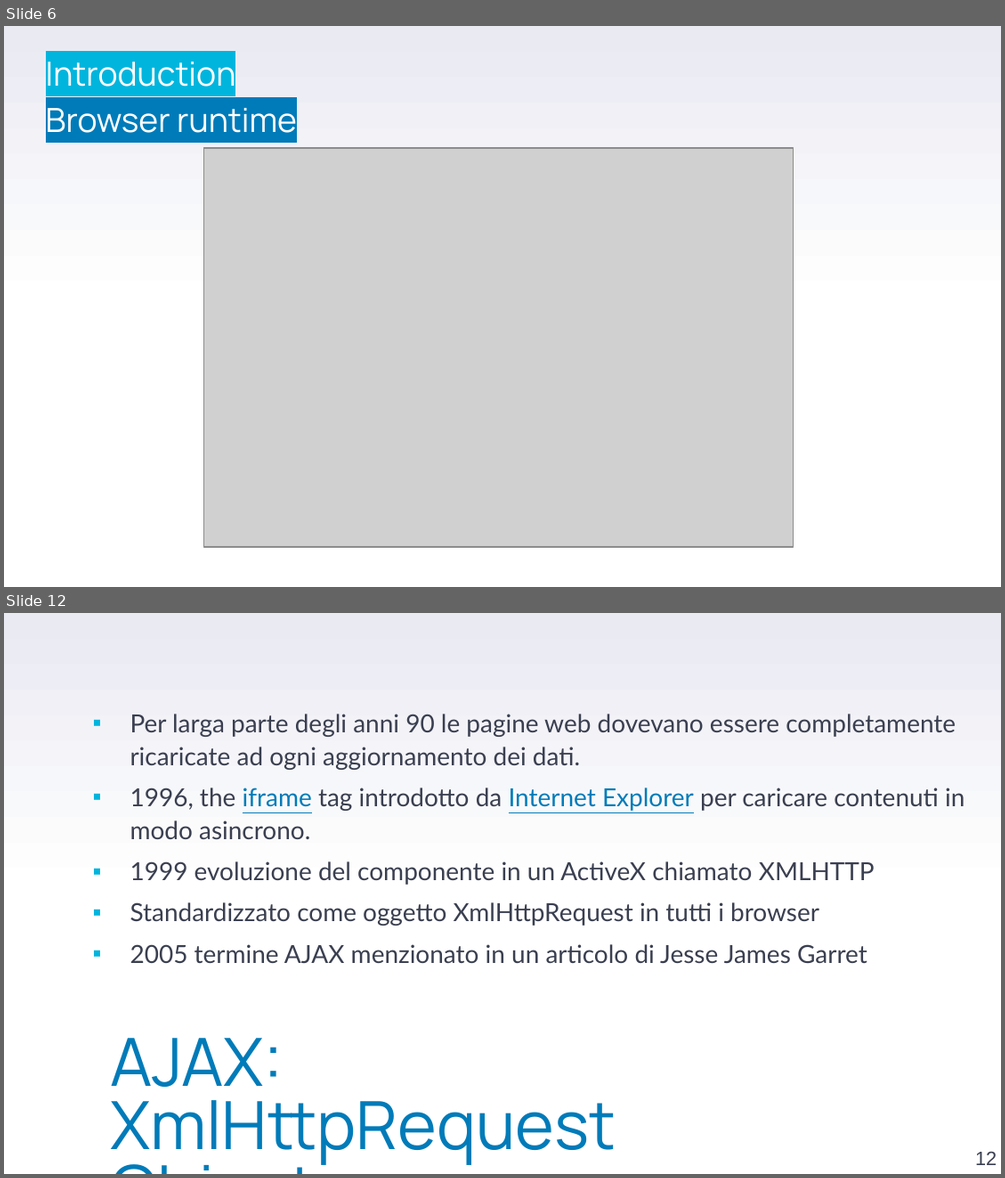
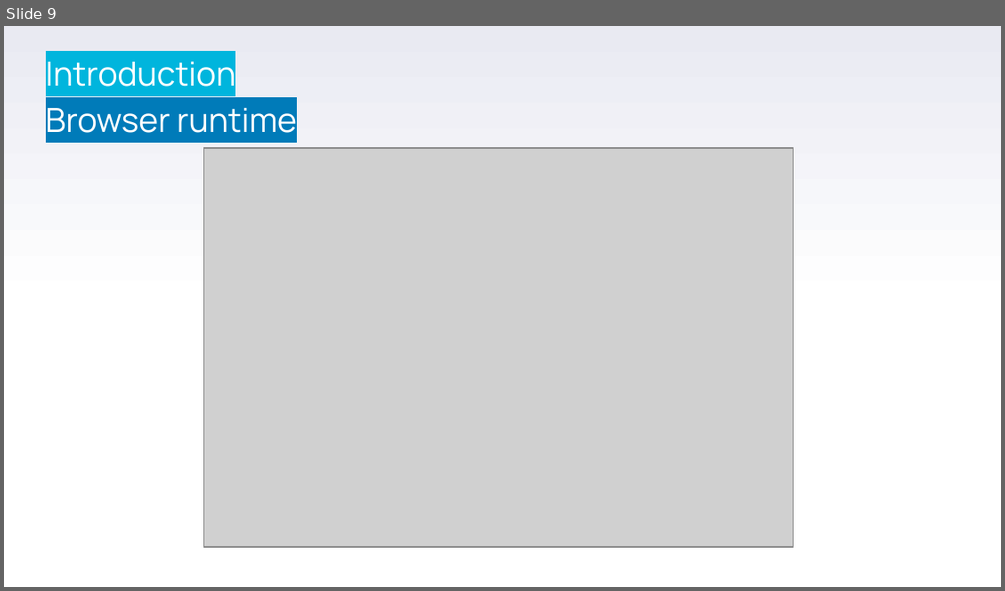
Before and after one commit to stefanofiorenza/KNITS, a slide deck: Programs/Trainings/01-FE/BasicJS/KNITS-Javascript.pptx. Shown one above the other, each under a label of ours: slides 6 and 12 before the commit, slide 9 after it; the slides between them are not shown. The pictures are 1005x1178 and 1005x591 pixels, drawn with LibreOffice and Linux fonts; fonts in the diff are those of the drawing; grey boxes stand for pictures; background and template pictures are left out. Boxes give left, top, right and bottom in pixels: in the first picture for what was removed or moved away, otherwise in the second. Text is boxed around its words. In the diff, an @@ line names an element or a change of style, - is before the commit and + after.

```diff
--- a/Programs/Trainings/01-FE/BasicJS/KNITS-Javascript.pptx
+++ b/Programs/Trainings/01-FE/BasicJS/KNITS-Javascript.pptx
@@ slide 12 removed at (4, 613, 1001, 1174), background gradient #FFFFFF to #E9EAF2 @@
@@ text removed at (130, 714, 964, 963) @@
-  ▪ Per larga parte degli anni 90 le pagine web dovevano essere completamente ricaricate ad ogni aggiornamento dei dati.
-  ▪ 1996, the iframe tag introdotto da Internet Explorer per caricare contenuti in modo asincrono.
-  ▪ 1999 evoluzione del componente in un ActiveX chiamato XMLHTTP
-  ▪ Standardizzato come oggetto XmlHttpRequest in tutti i browser
-  ▪ 2005 termine AJAX menzionato in un articolo di Jesse James Garret
@@ title removed at (110, 1038, 615, 1167) @@
-AJAX: XmlHttpRequest Object
@@ page number removed at (975, 1151, 996, 1165) @@
-12
@@ what was slide 6 is now slide 9 @@
```
Also in this commit, not shown: 8 slides changed, 16 slides added, 15 other slides removed, 2 other files.
